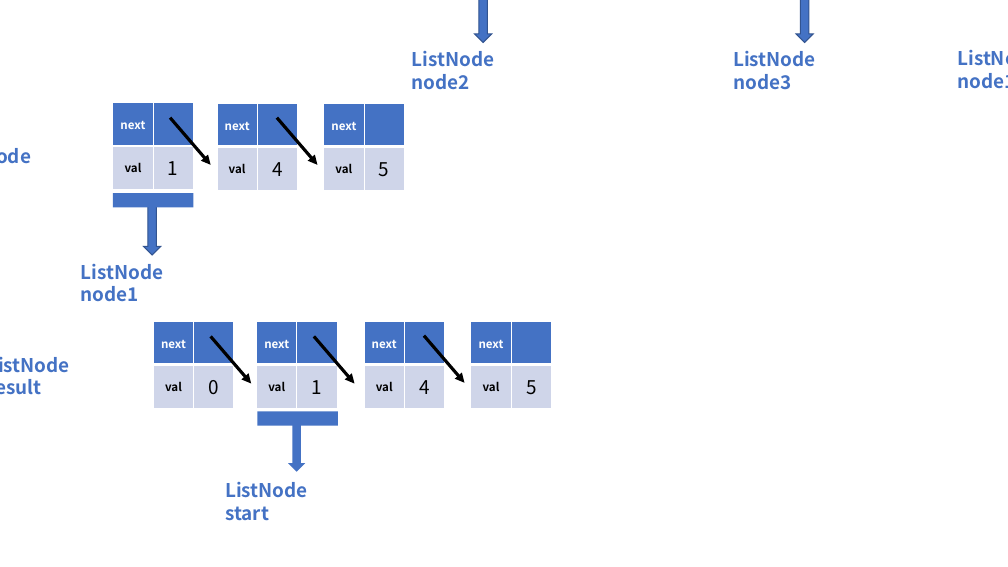
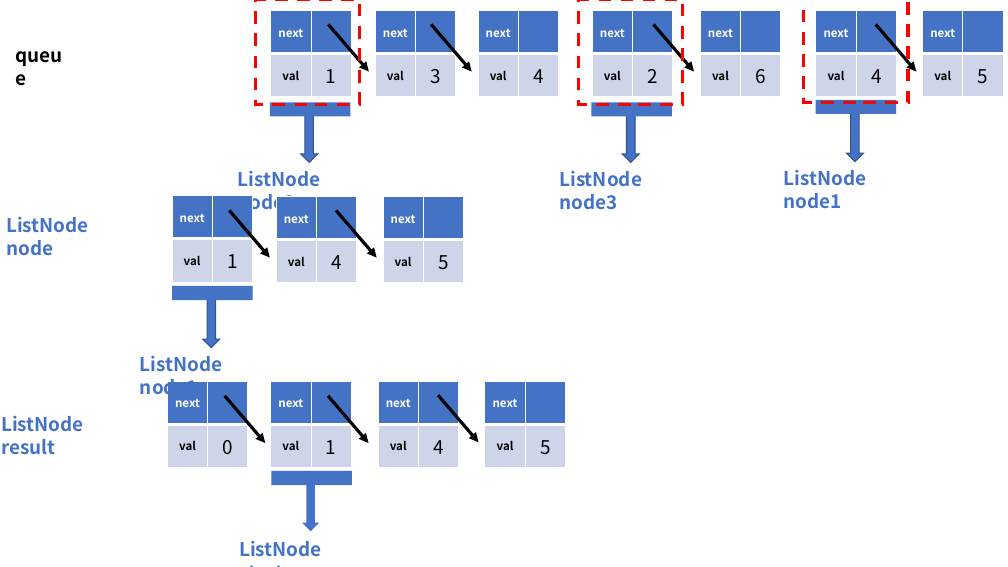
Before and after one commit to algokids/solution-code, a slide deck: slide 9 of LeetCode/LinkedList/23. Merge k Sorted Lists/Q23_MergeKSortLists_풀이.pptx (slide 10 before the commit). Drawn at 1008x567 pixels with LibreOffice and Linux fonts; fonts in the diff are those of the drawing. Boxes give left, top, right and bottom in pixels: in the first picture for what was removed or moved away, otherwise in the second. Text is boxed around its words. In the diff, an @@ line names an element or a change of style, - is before the commit and + after.

```diff
--- a/LeetCode/LinkedList/23. Merge k Sorted Lists/Q23_MergeKSortLists_풀이.pptx
+++ b/LeetCode/LinkedList/23. Merge k Sorted Lists/Q23_MergeKSortLists_풀이.pptx
@@ rectangle added at box(255, 0, 359, 105), outline #FF0000 3 pt dashed @@
@@ table added at box(271, 11, 351, 97), 2 rows, 2 columns @@
+next | 
+val | 1
@@ arrow added from (328, 24) to (369, 72), #000000 3 pt @@
@@ table added at box(375, 11, 455, 270), 2 rows, 2 columns @@
+next | 
+val | 3
@@ arrow added from (431, 24) to (472, 72), #000000 3 pt @@
@@ table added at box(478, 11, 558, 97), 2 rows, 2 columns @@
+next | 
+val | 4
@@ rectangle added at box(578, 0, 683, 105), outline #FF0000 3 pt dashed @@
@@ table added at box(592, 11, 672, 97), 2 rows, 2 columns @@
+next | 
+val | 2
@@ arrow added from (653, 24) to (694, 72), #000000 3 pt @@
@@ table added at box(700, 11, 780, 97), 2 rows, 2 columns @@
+next | 
+val | 6
@@ rectangle added at box(804, 0, 908, 104), outline #FF0000 3 pt dashed @@
@@ table added at box(816, 11, 896, 97), 2 rows, 2 columns @@
+next | 
+val | 4
@@ arrow added from (876, 24) to (917, 72), #000000 3 pt @@
@@ table added at box(923, 11, 1003, 97), 2 rows, 2 columns @@
+next | 
+val | 5
@@ text added at box(8, 40, 80, 70), 18 pt, text #000000, bold @@
+queue
@@ rectangle added at box(270, 102, 350, 116), fill #4472C4 @@
@@ rectangle added at box(591, 102, 671, 116), fill #4472C4 @@
@@ 3 texts, 2 up arrows: place and size @@
-3 texts, 2 up arrows at box(412, 0, 1008, 90)
+3 texts, 2 up arrows at box(238, 113, 867, 214)
@@ rectangle added at box(816, 100, 896, 114), fill #4472C4 @@
@@ up arrow added at box(847, 113, 864, 162), fill #4472C4, outline #325491 1 pt @@
@@ text "ListNode node" rewrapped from box(0, 141, 90, 171) to box(6, 217, 89, 255) @@
@@ arrow moved from (170, 118) - (211, 165) to (229, 210) - (270, 258) @@
@@ arrow moved from (277, 118) - (318, 165) to (337, 210) - (377, 258) @@
@@ 3 tables, 1 text, 1 up arrow, 1 rectangle: place and size @@
-3 tables, 1 text, 1 up arrow, 1 rectangle at box(81, 103, 404, 301)
+3 tables, 1 text, 1 up arrow, 1 rectangle at box(140, 196, 464, 400)
@@ 4 tables, 3 arrows, 2 texts, 1 up arrow, 1 rectangle: place and size @@
-4 tables, 3 arrows, 2 texts, 1 up arrow, 1 rectangle at box(0, 321, 551, 521)
+4 tables, 3 arrows, 2 texts, 1 up arrow, 1 rectangle at box(1, 381, 565, 557)
```
Also in this commit, not shown: 11 other slides changed, 1 slide added, 2 slides removed.
